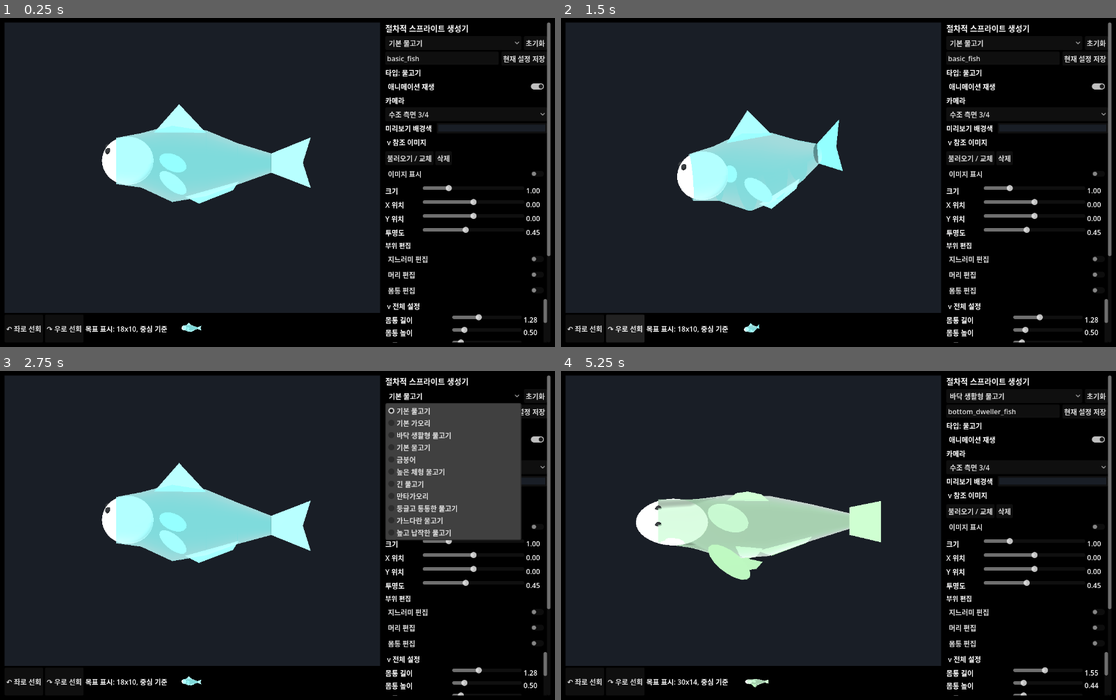
Above: before the commit, frames 1-4 (two rows, left to right).
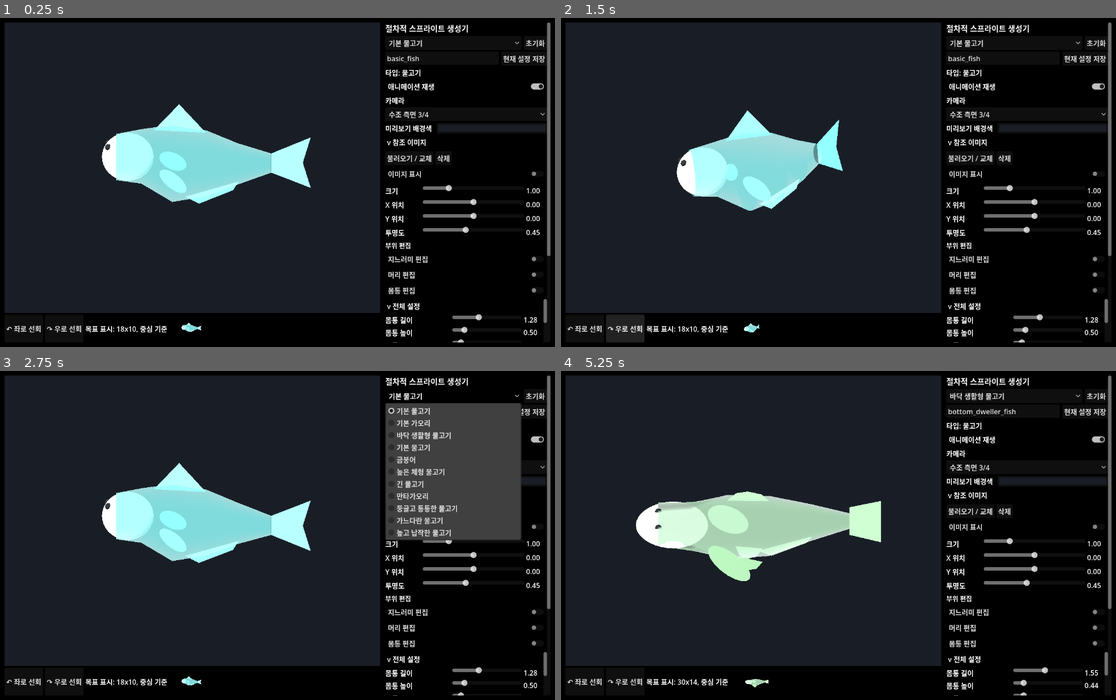
Above: after the commit, the same moments.

Repository: currywhaleshark/aquarium_sprite_mock-up_generator
Game: Godot game, scene res://scenes/Main.tscn
The game is run twice, just before and just after one commit, with the same random seed, the same clock (stepped at 60 frames per second) and the same inputs.
Inputs:
- Up to frame 1 (0.25 s): no input
- Up to frame 2 (1.5 s): click "↶ 좌로 선회" at 0.5 s; click "↷ 우로 선회" at 1.25 s
- Up to frame 3 (2.75 s): click "기본 물고기" at 2 s
- Up to frame 4 (5.25 s): click "초기화" at 2.75 s; click "현재 설정 저장" at 3.5 s; click "basic_fish (사용자)" at 4.25 s; click "애니메이션 재생" at 5 s

The runs differ from the first frame. In frame 1, 0.5% of the frame differs, in the area x 18-36%, y 26-96%; in frame 2, 0.5%; in frame 3, 0.5%; in frame 4, 0.6%, in the area x 13-35%, y 37-97%.

Commit message:
fix: align snout/head ring kinematics with head node rotation and offset pivot to prevent neck gaps during turn

Diff:
--- a/scripts/creature/FishRig.gd
+++ b/scripts/creature/FishRig.gd
@@ -515,6 +515,19 @@
 		center.z += turn_offsets[ring_index]
 		centers.append(center)
 		yaws.append(yaw)
+
+	# Align snout and head rings of the body shell to rotate and translate exactly with the head node's kinematic system
+	var head_offset := param_float("head_offset", -0.58)
+	var attach_t := _shell_attach_t_for_x(head_offset)
+	var yaw_head := _sample_animated_shell_yaw(attach_t, yaws)
+	var head_center := _sample_animated_shell_center(attach_t, centers)
+	var basis_head := Basis(Vector3.UP, deg_to_rad(yaw_head))
+	for i in range(2):
+		if i < centers.size():
+			var dx := shell_profile[i].x - head_offset
+			centers[i] = head_center + basis_head * Vector3(dx, 0.0, 0.0)
+			yaws[i] = yaw_head
+
 	PF.update_fish_outer_shell_bent(outer_shell, shell_profile, centers, yaws, shell_segments, PackedFloat32Array(shell_center_y_offsets))
 	animated_shell_centers = centers
 	animated_shell_yaws = yaws
